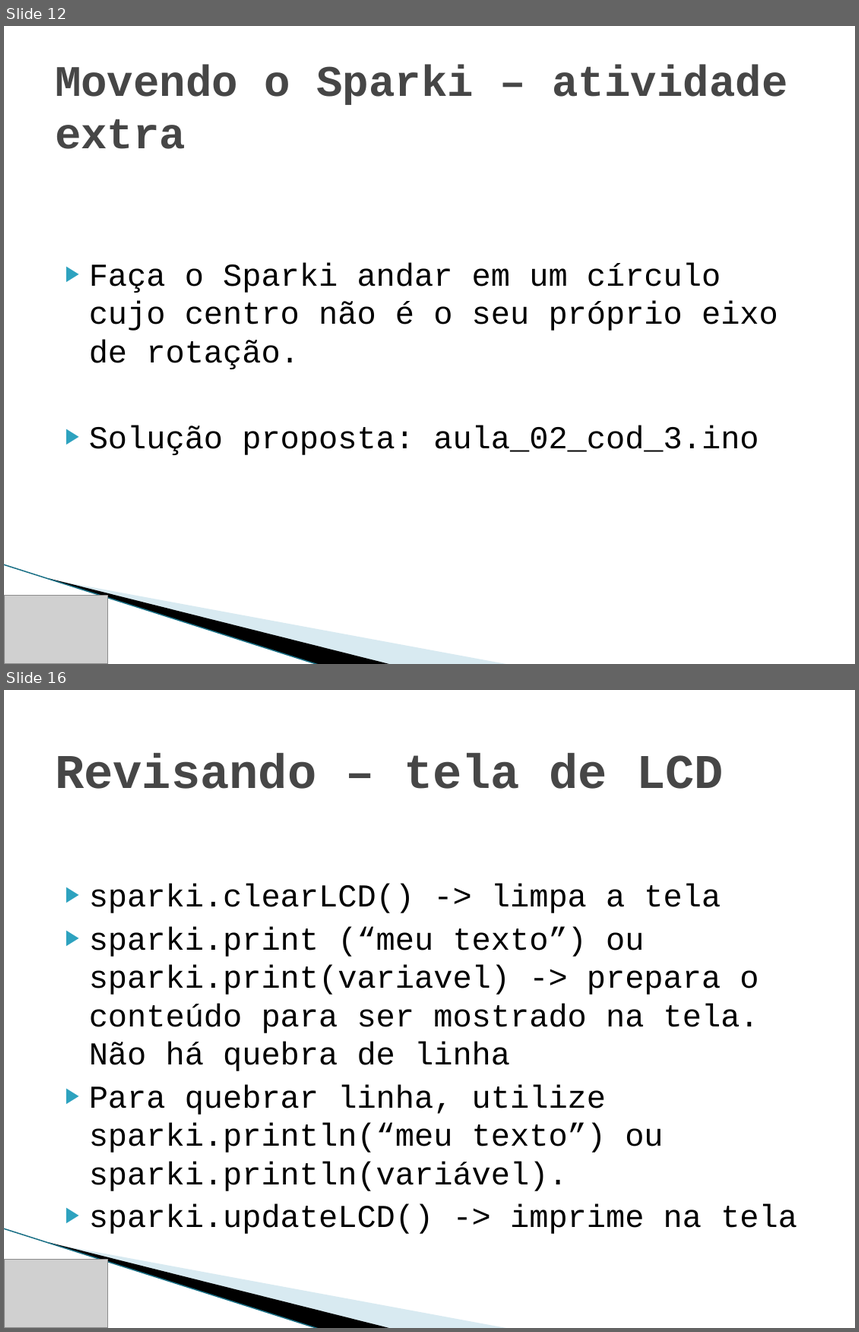
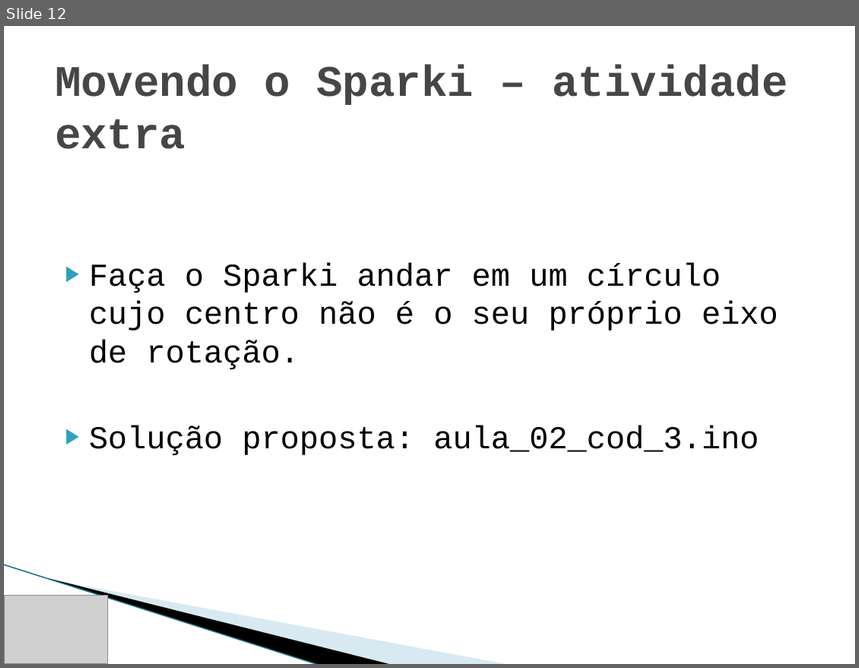
Before and after one commit to IEEE-RAS-UnB/edubot, a slide deck: Aula 02/Aula 02.pptx. Shown one above the other, each under a label of ours: slides 12 and 16 before the commit, slide 12 after it; the slides between them are not shown. The pictures are 859x1332 and 859x668 pixels, drawn with LibreOffice and Linux fonts; fonts in the diff are those of the drawing; grey boxes stand for pictures; background and template pictures are left out. Boxes give left, top, right and bottom in pixels: in the first picture for what was removed or moved away, otherwise in the second. Text is boxed around its words. In the diff, an @@ line names an element or a change of style, - is before the commit and + after.

```diff
--- a/Aula 02/Aula 02.pptx
+++ b/Aula 02/Aula 02.pptx
@@ slide 16 removed at box(4, 690, 855, 1328), background #FFFFFF; not listed: 3 template elements that a slide beside it also shows @@
@@ title removed at box(55, 753, 724, 789) @@
-Revisando – tela de LCD
@@ text removed at box(89, 884, 797, 1234) @@
-▶ sparki.clearLCD() -> limpa a tela
-▶ sparki.print (“meu texto”) ou sparki.print(variavel) -> prepara o conteúdo para ser mostrado na tela. Não há quebra de linha
-▶ Para quebrar linha, utilize sparki.println(“meu texto”) ou sparki.println(variável).
-▶ sparki.updateLCD() -> imprime na tela
@@ picture removed at box(4, 1259, 108, 1328) @@
```
Also in this commit, not shown: 2 slides changed, 4 other slides removed, 2 other files.
